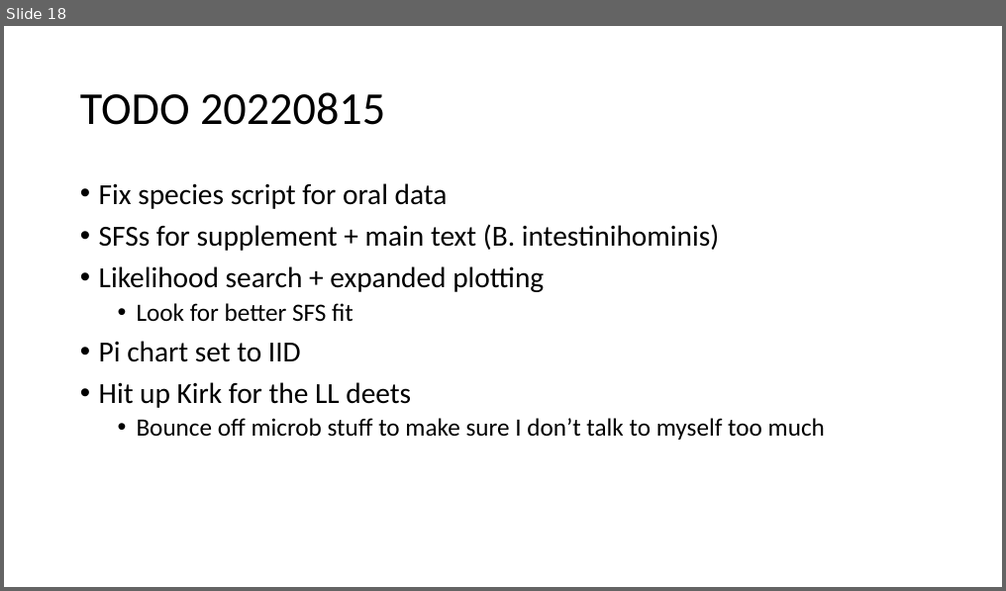
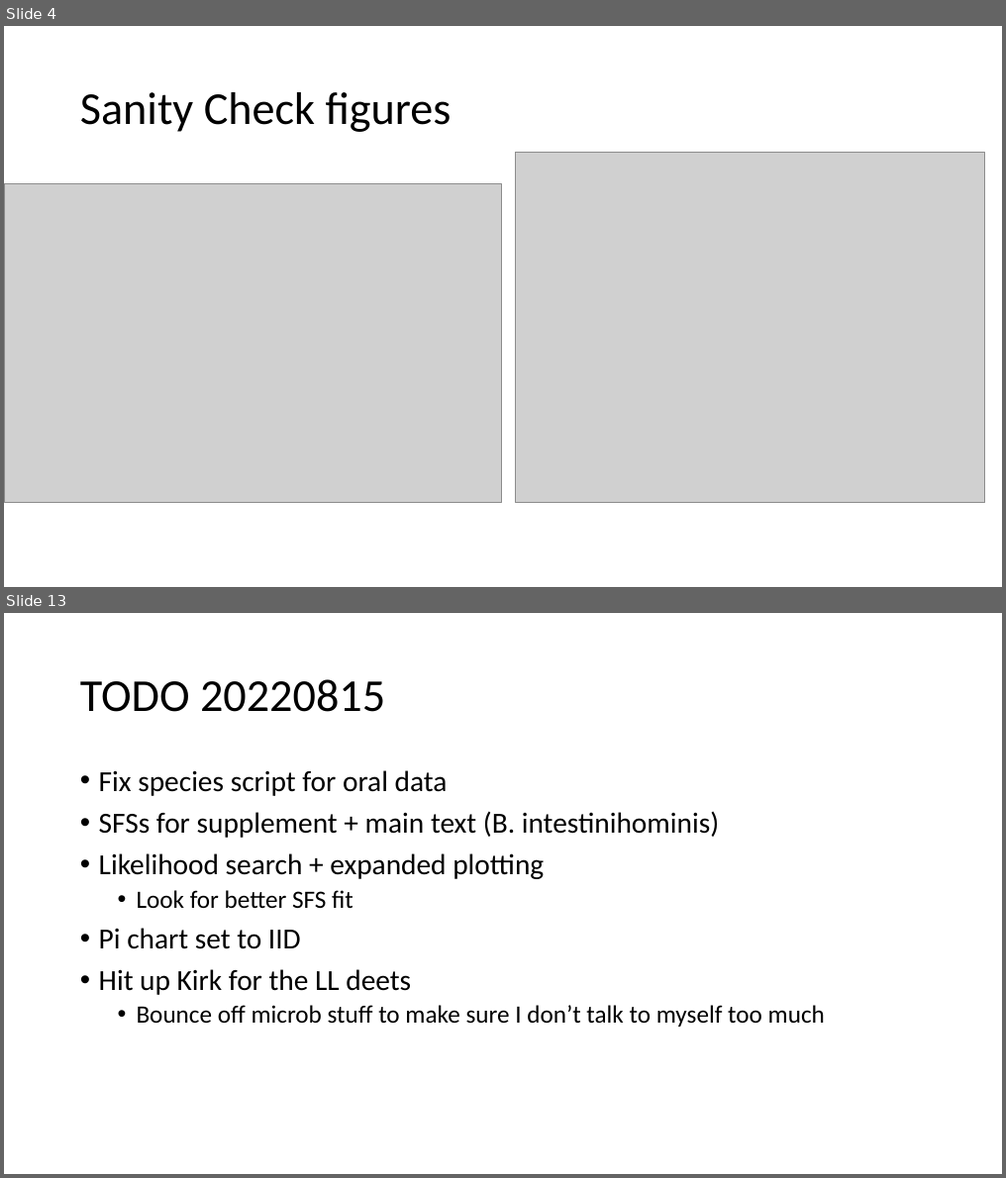
Before and after one commit to jon-mah/demo_for_ccgb, a slide deck: Summary/20220822_microbiome_demographic_slides.pptx. Shown one above the other, each under a label of ours: slide 18 before the commit, slides 4 and 13 after it; the slides between them are not shown. The pictures are 1006x591 and 1006x1178 pixels, drawn with LibreOffice and Linux fonts; fonts in the diff are those of the drawing; grey boxes stand for pictures. Boxes give left, top, right and bottom in pixels: in the first picture for what was removed or moved away, otherwise in the second. Text is boxed around its words. In the diff, an @@ line names an element or a change of style, - is before the commit and + after.

```diff
--- a/Summary/20220822_microbiome_demographic_slides.pptx
+++ b/Summary/20220822_microbiome_demographic_slides.pptx
@@ slide 4 added at (4, 26, 1002, 587), background #FFFFFF @@
@@ title added at (80, 92, 451, 132), 44 pt, text #000000 @@
+Sanity Check figures
@@ picture added at (516, 153, 985, 503) @@
@@ picture added at (4, 184, 502, 503) @@
@@ what was slide 18 is now slide 13 @@
```
Also in this commit, not shown: 5 slides changed, 1 other slide added, 7 slides removed, 4 other files.
